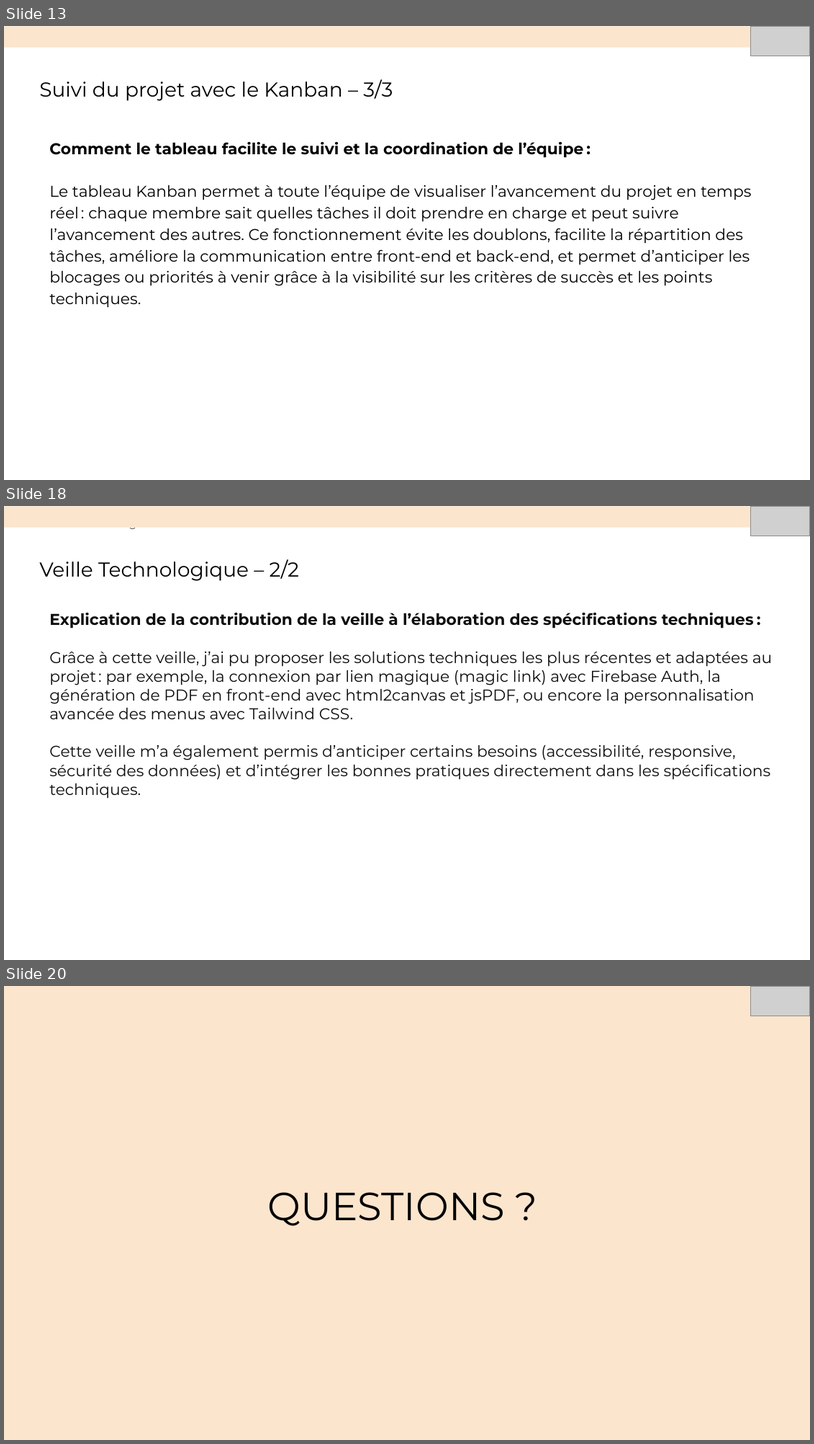
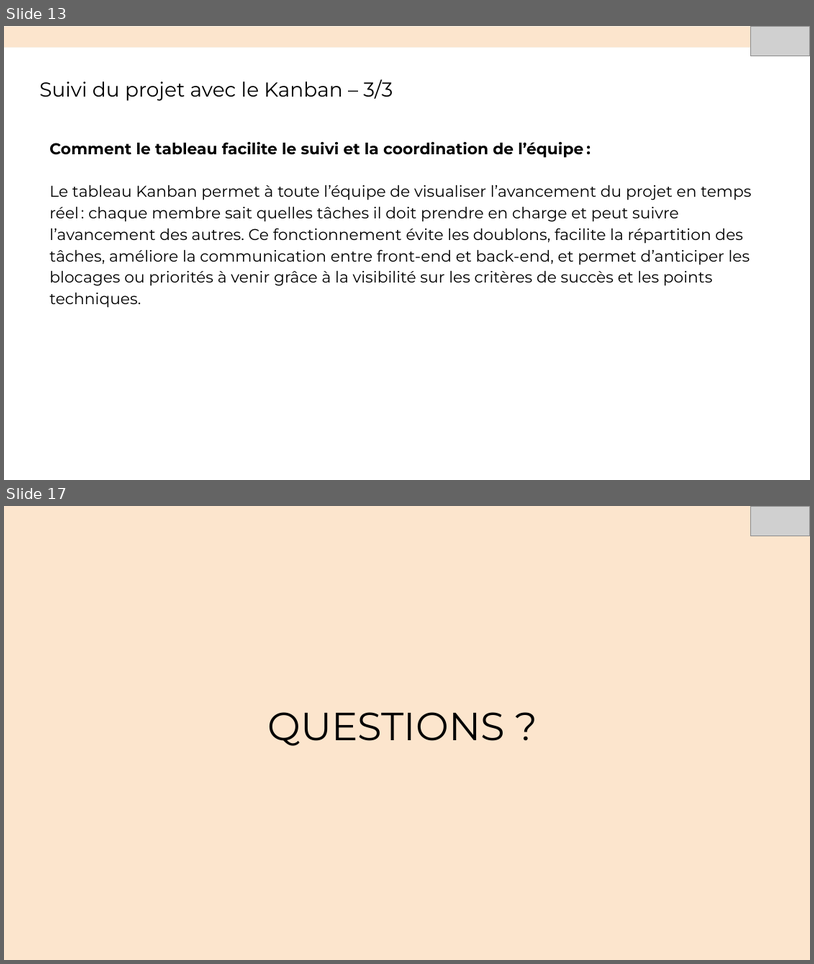
Before and after one commit to Mawabaca/P7-MenuMaker-V2, a slide deck: Présentation Menu Maker.pptx. Shown one above the other, each under a label of ours: slides 13, 18 and 20 before the commit, slides 13 and 17 after it; the slides between them are not shown. The pictures are 814x1444 and 814x964 pixels, drawn with LibreOffice and Linux fonts; fonts in the diff are those of the drawing; grey boxes stand for pictures. Boxes give left, top, right and bottom in pixels: in the first picture for what was removed or moved away, otherwise in the second. Text is boxed around its words. In the diff, an @@ line names an element or a change of style, - is before the commit and + after.

```diff
--- a/Présentation Menu Maker.pptx
+++ b/Présentation Menu Maker.pptx
@@ slide 18 removed at bbox=[4, 506, 810, 960], background #FFFFFF @@
@@ rectangle removed at bbox=[4, 506, 810, 527] @@
@@ picture removed at bbox=[751, 506, 810, 536] @@
@@ text removed at bbox=[104, 528, 144, 530] @@
-Présentation de l’usage du no-code
@@ title removed at bbox=[39, 559, 299, 581] @@
-Veille Technologique – 2/2
@@ text removed at bbox=[49, 613, 773, 798] @@
-Explication de la contribution de la veille à l’élaboration des spécifications techniques :
-Grâce à cette veille, j’ai pu proposer les solutions techniques les plus récentes et adaptées au projet : par exemple, la connexion par lien magique (magic link) avec Firebase Auth, la génération de PDF en front-end avec html2canvas et jsPDF, ou encore la personnalisation avancée des menus avec Tailwind CSS.
-Cette veille m’a également permis d’anticiper certains besoins (accessibilité, responsive, sécurité des données) et d’intégrer les bonnes pratiques directement dans les spécifications techniques.
@@ what was slide 20 is now slide 17 @@
```
Also in this commit, not shown: 4 slides changed, 1 slide added, 3 other slides removed.
